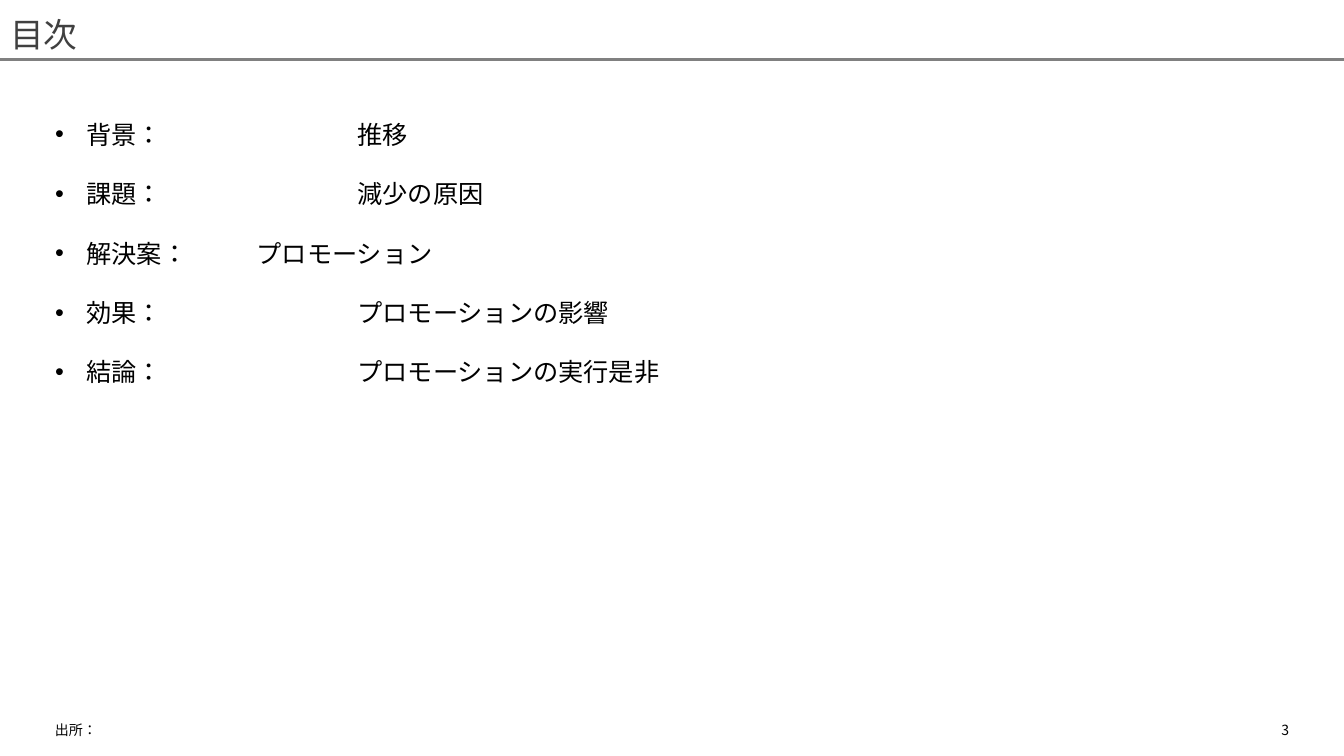
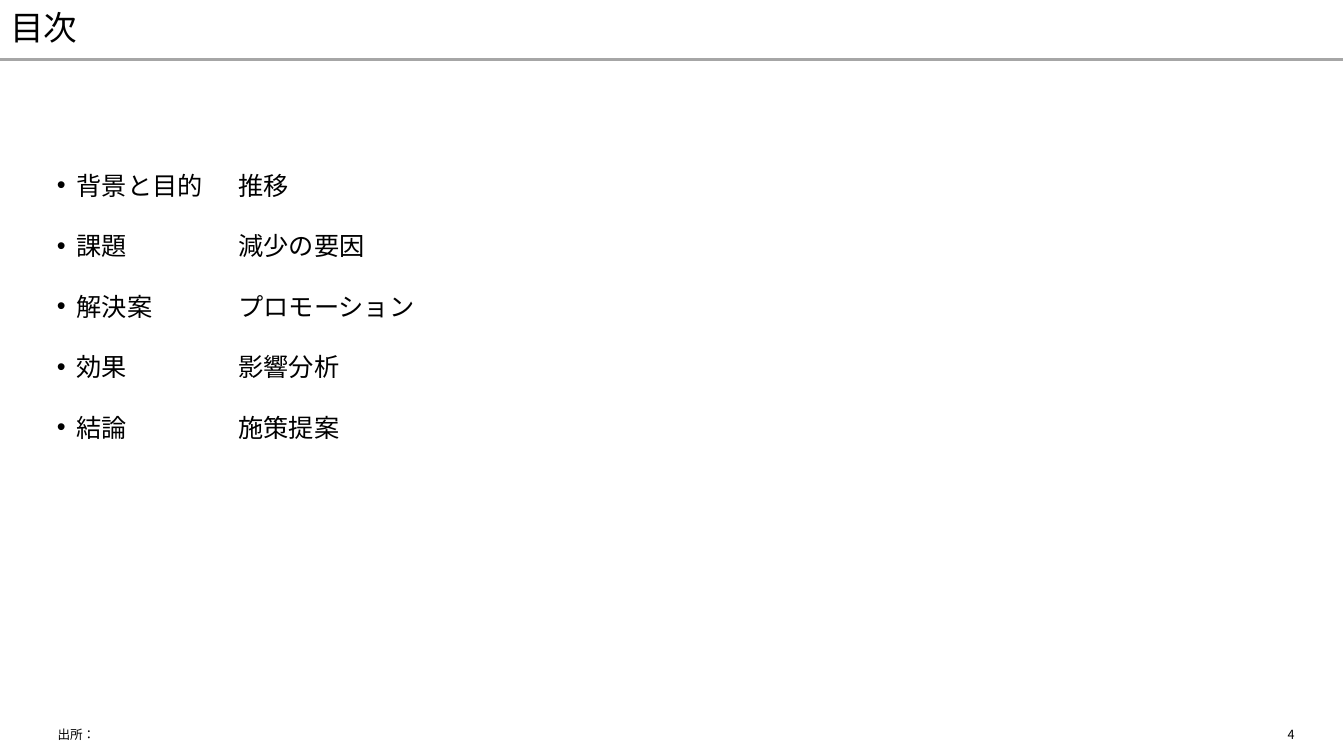
Before and after one commit to yuzucha16/dotfiles, a slide deck: slide 4 of office/Blank.potx (slide 3 before the commit). Drawn at 1344x756 pixels with LibreOffice and Linux fonts; fonts in the diff are those of the drawing. Boxes give left, top, right and bottom in pixels: in the first picture for what was removed or moved away, otherwise in the second. Text is boxed around its words. In the diff, an @@ line names an element or a change of style, - is before the commit and + after.

```diff
--- a/office/Blank.potx
+++ b/office/Blank.potx
@@ title "目次" at (10,12,77,43): text colour #404040 to #000000; vertical alignment bottom to middle @@
@@ line (0, 59) - (1344, 59): stroke #808080 2.25 pt to #A6A6A6 2.25 pt @@
@@ text removed at (87,122,659,383) @@
-• 背景： 推移
-• 課題： 減少の原因
-• 解決案： プロモーション
-• 効果： プロモーションの影響
-• 結論： プロモーションの実行是非
@@ text added at (77,173,414,439), 18 pt, text #000000 @@
+• 背景と目的 推移
+• 課題 減少の要因
+• 解決案 プロモーション
+• 効果 影響分析
+• 結論 施策提案
@@ text "出所：" at (58,728,96,740): size 10 to 9 pt; vertical alignment top to middle @@
@@ page number removed at (1281,724,1289,735) @@
-3
@@ page number added at (1288,729,1295,739), 9 pt, text #000000 @@
+4
```
Also in this commit, not shown: 36 other slides changed, 14 slides added, 2 slides removed.
